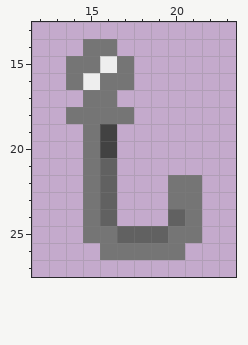
A pixel-art file gets an edit: assets/scenes/level/hook/hook.aseprite. This is how it looked before the edit.
32x28 pixels, 1 frame. Shown: x 12..23, y 13..27.
After:
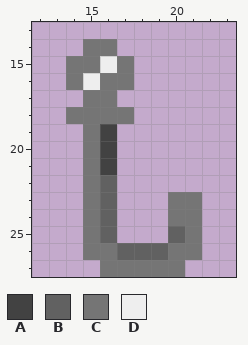
Palette (. is transparent): A #424242  B #616161  C #757575  D #eeeeee
What changed:
@@ x 12..23 @@
 20 ...CA.......
-21 ...CB.......
-22 ...CB...CC..
+21 ...CA.......
+22 ...CB.......
 23 ...CB...CC..
-24 ...CB...BC..
-25 ...CCBBBCC..
-26 ....CCCCC...
-27 ............
+24 ...CB...CC..
+25 ...CB...BC..
+26 ...CCBBBCC..
+27 ....CCCCC...
